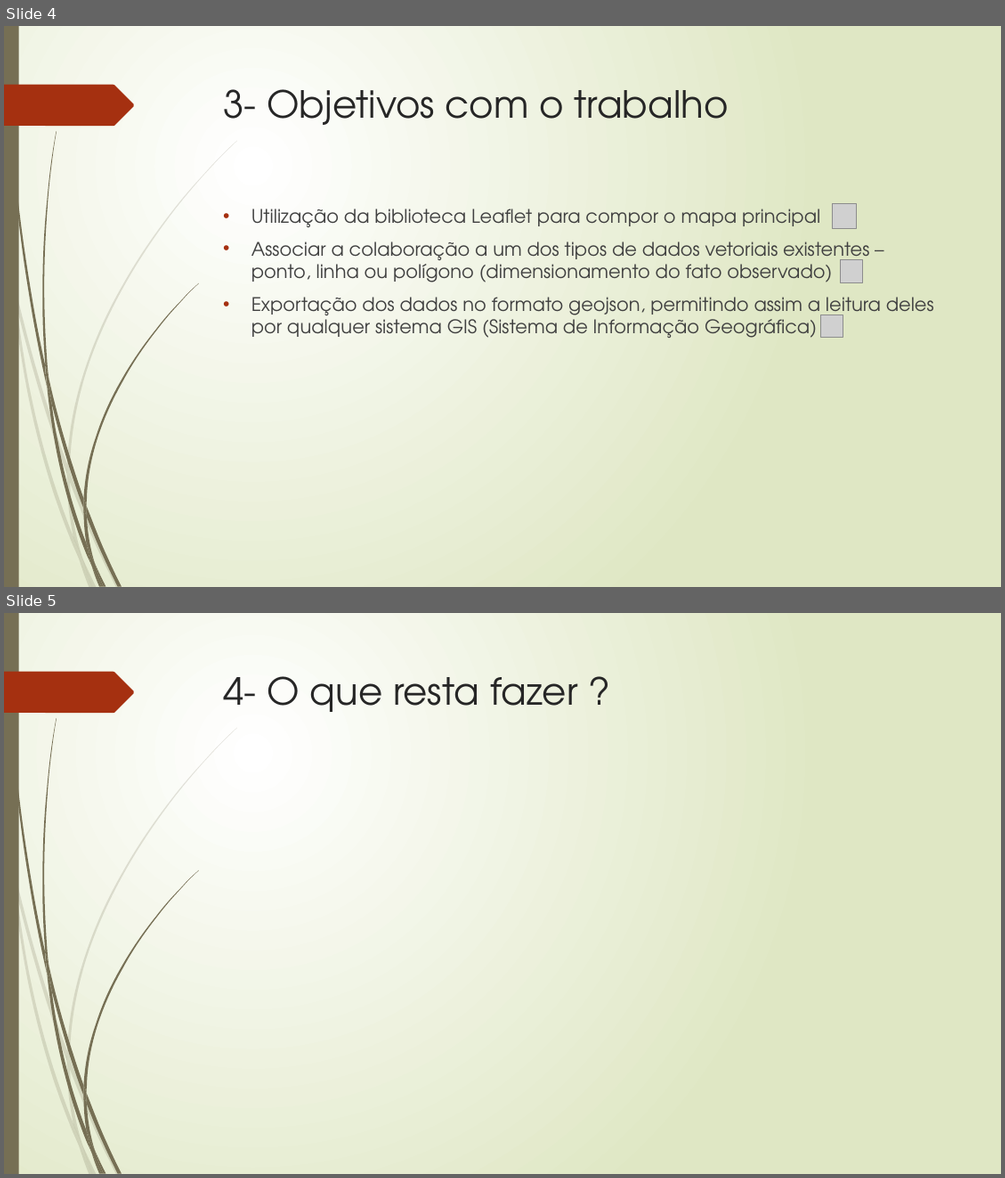
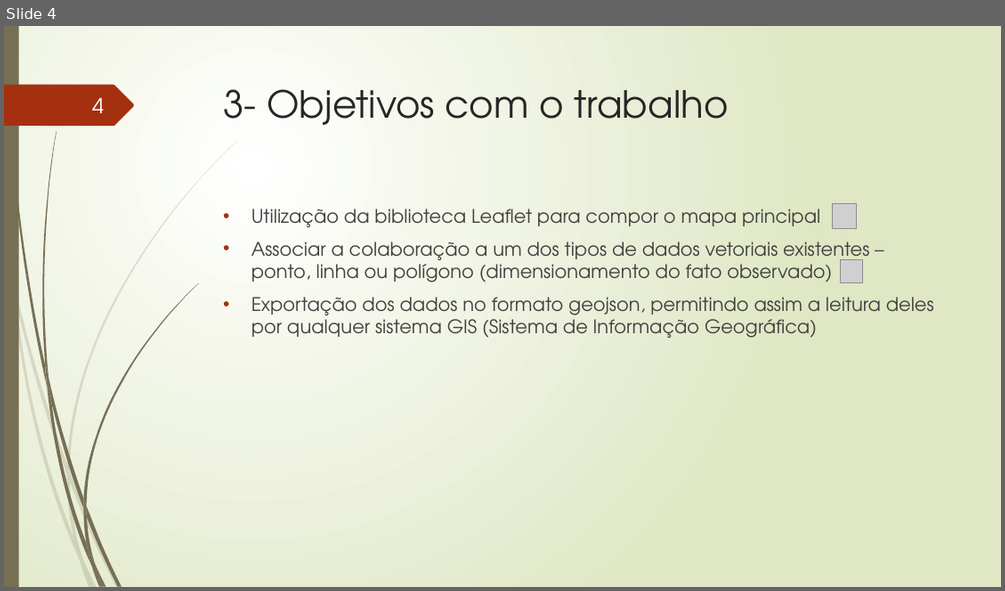
Before and after one commit to TavaresCarlos/TCC, a slide deck: apresentação-do-sistema/apresentação-02.pptx. Shown one above the other, each under a label of ours: slides 4 and 5 before the commit, slide 4 after it. The pictures are 1005x1178 and 1005x591 pixels, drawn with LibreOffice and Linux fonts; fonts in the diff are those of the drawing; grey boxes stand for pictures. Boxes give left, top, right and bottom in pixels: in the first picture for what was removed or moved away, otherwise in the second. Text is boxed around its words. In the diff, an @@ line names an element or a change of style, - is before the commit and + after.

```diff
--- a/apresentação-do-sistema/apresentação-02.pptx
+++ b/apresentação-do-sistema/apresentação-02.pptx
@@ slide 5 removed at (x1=4, y1=613, x2=1001, y2=1174), background gradient #FFFFFF to #DFE8C4; not listed: 24 template elements that a slide beside it also shows @@
@@ title removed at (x1=224, y1=676, x2=578, y2=712) @@
-4- O que resta fazer ?
@@ slide 4 changed as well @@
@@ page number added at (x1=92, y1=97, x2=104, y2=113), 20 pt, text #FEFFFF @@
+4
@@ picture removed at (x1=821, y1=314, x2=843, y2=338) @@
```
Also in this commit, not shown: 5 other slides changed, 3 slides added, 3 other files.
